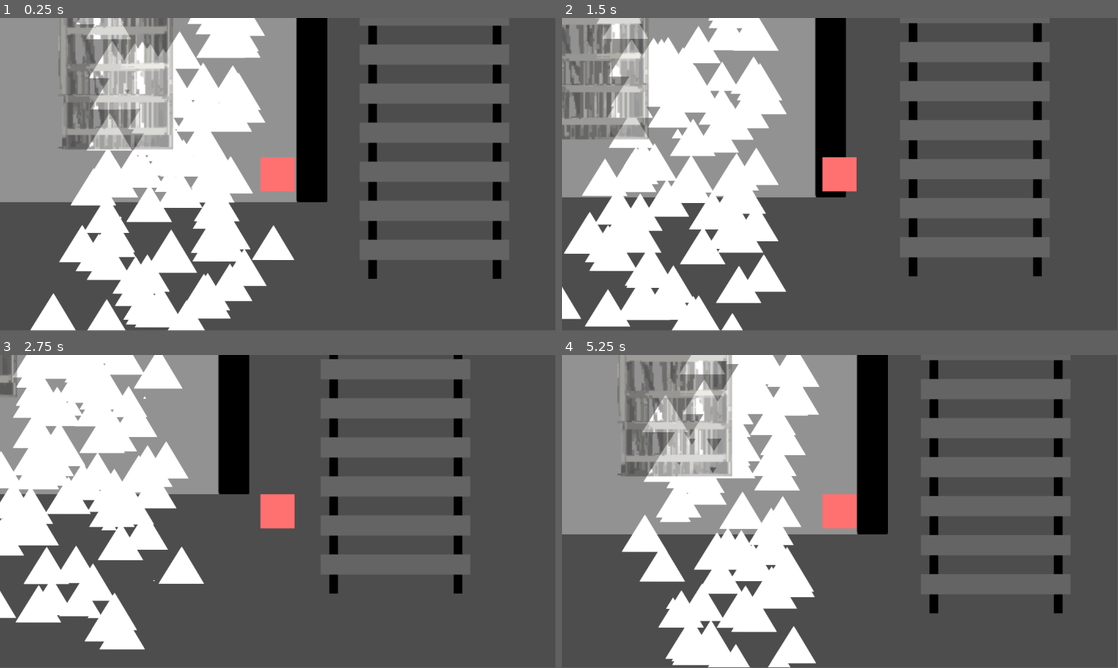
Above: before the commit, frames 1-4 (two rows, left to right).
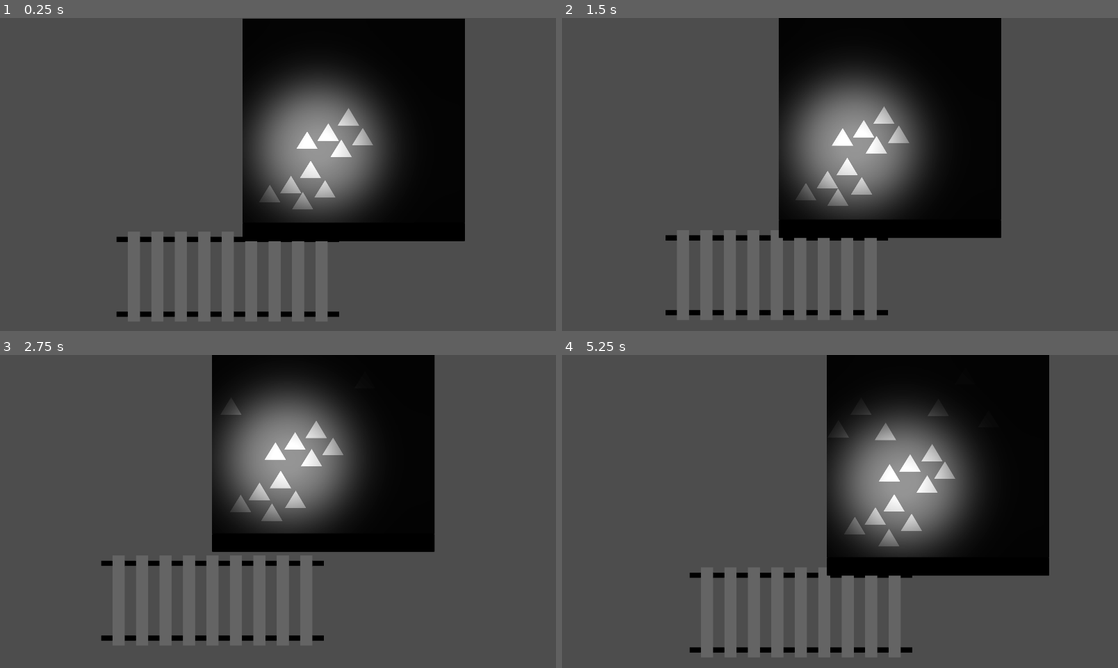
Above: after the commit, the same moments.

Repository: duck-ridge/SubwayPlatform
Game: Godot game, scene res://Scene/scene_temp.tscn
Same seed, same stepped clock (60 frames per second), same inputs: the game is played once before the commit and once after it. Before the commit the project has no main scene; this scene is started directly in both runs.
Inputs:
- Up to frame 1 (0.25 s): no input
- Up to frame 2 (1.5 s): hold Right (ui_right) 0.53-1.28 s; hold Down (ui_down) from 1.28 s (still down)
- Up to frame 3 (2.75 s): release Down (ui_down) at 2.03 s; hold Right (ui_right) from 2.03 s (still down)
- Up to frame 4 (5.25 s): release Right (ui_right) at 2.78 s; hold Up (ui_up) 2.78-3.53 s; hold Left (ui_left) 3.53-5.03 s; hold Down (ui_down) from 5.03 s (still down)
The window is 799x449 before the commit and 800x450 after it. Grey fills any space a smaller window leaves; there, only what the larger window draws over its background counts as a difference.

The runs differ from the first frame. In frame 1, 61% of the frame differs, in the area x 0-91%, y 0-100%; in frame 2, 58%; in frame 3, 48%; in frame 4, 61%.

Commit message:
passenger walk rotate

Diff:
--- /dev/null
+++ b/Char/passenger.gd
@@ -0,0 +1,38 @@
+extends CharacterBody2D
+
+var random_position: Vector2
+var i: int
+var speed
+var go_up: bool
+@export var stand: bool = false
+
+
+func _ready():
+	if stand == true:
+		return
+
+	if go_up == true:
+		speed = -55
+	else:
+		speed = 55
+
+func random_skin():
+	pass
+
+
+
+func _physics_process(delta):
+	i += 1
+	if i % 4 == 1:
+		random_position = Vector2(randi_range(-1, 1), randi_range(-1, 1))
+		position += random_position
+
+	if stand == true:
+		return
+	velocity.x = speed
+	move_and_slide()
+
+
+
+func _on_destory_timer_timeout():
+	queue_free()
--- /dev/null
+++ b/Char/passenger.tscn
@@ -0,0 +1,17 @@
+[gd_scene load_steps=3 format=3 uid="uid://bwrtmwmbh410y"]
+
+[ext_resource type="Script" path="res://Char/passenger.gd" id="1_d7lhs"]
+[ext_resource type="Texture2D" uid="uid://7rux2j2bvag" path="res://Asset/triangle.png" id="2_216fm"]
+
+[node name="Passenger" type="CharacterBody2D"]
+script = ExtResource("1_d7lhs")
+
+[node name="Triangle" type="Sprite2D" parent="."]
+scale = Vector2(0.65, 0.65)
+texture = ExtResource("2_216fm")
+
+[node name="DestoryTimer" type="Timer" parent="."]
+wait_time = 30.0
+one_shot = true
+
+[connection signal="timeout" from="DestoryTimer" to="." method="_on_destory_timer_timeout"]
--- /dev/null
+++ b/Scene/TextTemp.tscn
@@ -0,0 +1,32 @@
+[gd_scene load_steps=2 format=3 uid="uid://d2k58aaw523cr"]
+
+[sub_resource type="SystemFont" id="SystemFont_xack1"]
+
+[node name="Node2D" type="Node2D"]
+
+[node name="CanvasLayer" type="CanvasLayer" parent="."]
+
+[node name="ColorRect" type="ColorRect" parent="CanvasLayer"]
+anchors_preset = 15
+anchor_right = 1.0
+anchor_bottom = 1.0
+grow_horizontal = 2
+grow_vertical = 2
+color = Color(0.239216, 0.239216, 0.239216, 1)
+
+[node name="Label" type="Label" parent="CanvasLayer"]
+anchors_preset = 8
+anchor_left = 0.5
+anchor_top = 0.5
+anchor_right = 0.5
+anchor_bottom = 0.5
+offset_left = -114.0
+offset_top = -11.0
+offset_right = 114.0
+offset_bottom = 12.0
+grow_horizontal = 2
+grow_vertical = 2
+theme_override_colors/font_color = Color(0.756863, 0.160784, 0.14902, 1)
+theme_override_fonts/font = SubResource("SystemFont_xack1")
+theme_override_font_sizes/font_size = 86
+text = "Breaking the Chain"
--- a/Scene/scene_temp.gd
+++ b/Scene/scene_temp.gd
@@ -25,3 +25,29 @@
 	tween.tween_property($Area2D/Square, "position", Vector2(-75, 0), 0.25).from(Vector2(0, 0))
 	tween.tween_property($Area2D/Square, "scale", Vector2.ZERO, 0.25).from(Vector2(0.65, 0.65))
 	pass
+
+@onready var pasgr = preload("res://Char/passenger.tscn")
+func generate_passenger():
+	var pasgr_instance_1 = pasgr.instantiate()
+	var pasgr_instance_2 = pasgr.instantiate()
+
+	var start_point_down = Vector2(0, randi_range(0, 300))
+	var start_point_up = Vector2(600, randi_range(0, 300))
+
+	pasgr_instance_1.position = start_point_up
+	pasgr_instance_2.position = start_point_down
+
+	pasgr_instance_1.go_up = true
+	pasgr_instance_2.go_up = false
+
+	$PassengerMovingSys.add_child(pasgr_instance_1)
+	$PassengerMovingSys.add_child(pasgr_instance_2)
+	#get_node("PassengerMovingSys").add_child(pasgr_instance_2)
+	add_child(pasgr_instance_2)
+
+	pass
+
+
+func _on_generate_timer_timeout():
+	print("X")
+	generate_passenger()
--- a/Scene/scene_temp.tscn
+++ b/Scene/scene_temp.tscn
@@ -7,6 +7,7 @@
 [ext_resource type="PackedScene" uid="uid://bk78dyrnv1j83" path="res://Player/player_level1.tscn" id="3_d2jha"]
 [ext_resource type="Texture2D" uid="uid://7rux2j2bvag" path="res://Asset/triangle.png" id="5_gmvvn"]
 [ext_resource type="Texture2D" uid="uid://b31jv117h6esl" path="res://Asset/light.png" id="7_c28w8"]
+[ext_resource type="PackedScene" uid="uid://bwrtmwmbh410y" path="res://Char/passenger.tscn" id="8_4cye6"]
 
 [sub_resource type="RectangleShape2D" id="RectangleShape2D_plcb6"]
 
@@ -27,16 +28,15 @@
 motion_scale = Vector2(0.5, 0.5)
 
 [node name="Railway" type="Sprite2D" parent="ParallaxBackgroundLow/ParallaxLayer1"]
-position = Vector2(1004, 316)
+position = Vector2(368, 915)
+rotation = 1.5708
 scale = Vector2(1.5, 1.5)
 texture = ExtResource("1_xjgo4")
 
-[node name="ParallaxLayer2" type="ParallaxLayer" parent="ParallaxBackgroundLow"]
-
-[node name="Platform" type="Sprite2D" parent="ParallaxBackgroundLow/ParallaxLayer2"]
-position = Vector2(385, 316)
+[node name="CanvasModulate2" type="CanvasModulate" parent="ParallaxBackgroundLow"]
+visible = false
 scale = Vector2(1.5, 1.5)
-texture = ExtResource("2_km68p")
+color = Color(0.0196078, 0.0196078, 0.0196078, 1)
 
 [node name="ParallaxBackgroundHigh" type="ParallaxBackground" parent="."]
 layer = 100
@@ -48,13 +48,13 @@
 [node name="TopTube" type="Sprite2D" parent="ParallaxBackgroundHigh/ParallaxLayer1"]
 modulate = Color(1, 1, 1, 0.431373)
 z_index = 1
-position = Vector2(218.333, 291.667)
+position = Vector2(566, 363)
 rotation = 1.5708
 scale = Vector2(2.5, 2.5)
 texture = ExtResource("2_phihs")
 
 [node name="PlayerLevel1" parent="." instance=ExtResource("3_d2jha")]
-position = Vector2(444, 428)
+position = Vector2(82, 313.333)
 mass = 5.0
 move_speed = 5000.0
 metadata/_edit_group_ = true
@@ -74,10 +74,11 @@
 texture = ExtResource("5_gmvvn")
 
 [node name="CrowdParticles2D" type="CPUParticles2D" parent="."]
+visible = false
 position = Vector2(296.667, 258)
 amount = 120
-lifetime = 6.0
-preprocess = 6.0
+lifetime = 1000.0
+preprocess = 600.0
 texture = ExtResource("5_gmvvn")
 emission_shape = 3
 emission_rect_extents = Vector2(100, 400)
@@ -85,8 +86,6 @@
 gravity = Vector2(2.08165e-12, 2.08165e-12)
 initial_velocity_min = 4.0
 initial_velocity_max = 6.0
-orbit_velocity_min = -0.01
-orbit_velocity_max = 0.01
 damping_min = 10.0
 damping_max = 10.0
 scale_amount_curve = SubResource("Curve_gn4e8")
@@ -101,12 +100,65 @@
 [node name="LightSys" type="Node" parent="."]
 
 [node name="PointLight2D" type="PointLight2D" parent="LightSys"]
-visible = false
-position = Vector2(491, 478)
+position = Vector2(261, 379)
+scale = Vector2(2, 2)
 texture = ExtResource("7_c28w8")
 
 [node name="CanvasModulate" type="CanvasModulate" parent="."]
-visible = false
 color = Color(0.0196078, 0.0196078, 0.0196078, 1)
 
+[node name="PassengerMovingSys" type="Node" parent="."]
+
+[node name="PassengerStaticSys" type="Node" parent="."]
+
+[node name="Passenger1" parent="PassengerStaticSys" instance=ExtResource("8_4cye6")]
+position = Vector2(366, 272)
+stand = true
+
+[node name="Passenger2" parent="PassengerStaticSys" instance=ExtResource("8_4cye6")]
+position = Vector2(414, 340)
+stand = true
+
+[node name="Passenger3" parent="PassengerStaticSys" instance=ExtResource("8_4cye6")]
+position = Vector2(339, 382)
+stand = true
+
+[node name="Passenger4" parent="PassengerStaticSys" instance=ExtResource("8_4cye6")]
+position = Vector2(297, 324)
+stand = true
+
+[node name="Passenger5" parent="PassengerStaticSys" instance=ExtResource("8_4cye6")]
+position = Vector2(222, 356)
+stand = true
+
+[node name="Passenger6" parent="PassengerStaticSys" instance=ExtResource("8_4cye6")]
+position = Vector2(235, 454)
+stand = true
+
+[node name="Passenger7" parent="PassengerStaticSys" instance=ExtResource("8_4cye6")]
+position = Vector2(283, 522)
+stand = true
+
+[node name="Passenger8" parent="PassengerStaticSys" instance=ExtResource("8_4cye6")]
+position = Vector2(208, 564)
+stand = true
+
+[node name="Passenger9" parent="PassengerStaticSys" instance=ExtResource("8_4cye6")]
+position = Vector2(166, 506)
+stand = true
+
+[node name="Passenger10" parent="PassengerStaticSys" instance=ExtResource("8_4cye6")]
+position = Vector2(91, 538)
+stand = true
+
+[node name="GenerateTimer" type="Timer" parent="."]
+wait_time = 1.5
+autostart = true
+
+[node name="Platform" type="Sprite2D" parent="."]
+position = Vector2(256.667, 210.667)
+rotation = 1.5708
+texture = ExtResource("2_km68p")
+
 [connection signal="body_entered" from="Area2D" to="." method="_on_area_2d_body_entered"]
+[connection signal="timeout" from="GenerateTimer" to="." method="_on_generate_timer_timeout"]
--- a/project.godot
+++ b/project.godot
@@ -11,12 +11,20 @@
 [application]
 
 config/name="Subway Platform"
+run/main_scene="res://Scene/scene_temp.tscn"
 config/features=PackedStringArray("4.2", "GL Compatibility")
 config/icon="res://icon.svg"
 
 [autoload]
 
 SignalBus="*res://Global/SignalBus.gd"
+
+[display]
+
+window/size/viewport_width=1920
+window/size/viewport_height=1080
+window/size/mode=4
+window/stretch/mode="viewport"
 
 [physics]
 
Binary file added: Asset/yellowline.png
Not shown, added: Asset/yellowline.png.import
Not shown: 1 places in Scene/scene_temp.tscn that only renumber resources
Not shown, added: export_presets.cfg
